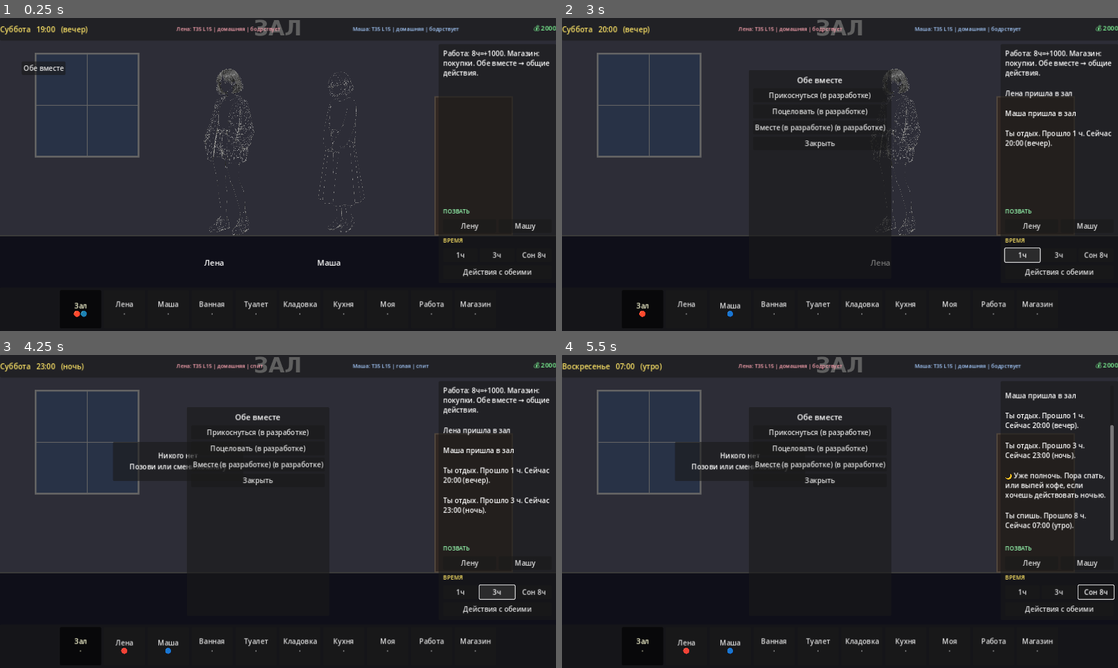
Above: before the commit, frames 1-4 (two rows, left to right).
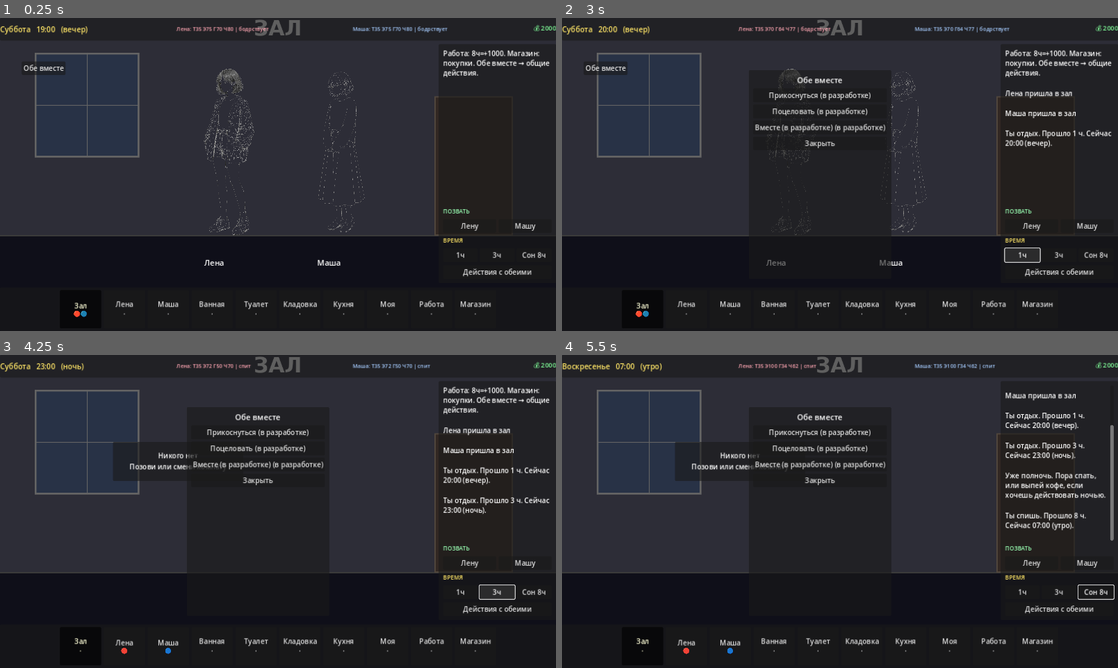
Above: after the commit, the same moments.

Repository: igodchrono/adult_roommates_godot
Game: Godot game, scene res://scenes/main.tscn
Two runs of this game, one before a commit and one after it. Both use one fixed random seed, a clock stepped at 60 frames per second and the inputs below.
Inputs:
- Up to frame 1 (0.25 s): no input
- Up to frame 2 (3 s): click "Обе вместе" at 0.5 s; click "Лену" at 1.25 s; click "Машу" at 2 s; click "1ч" at 2.75 s
- Up to frame 3 (4.25 s): click "3ч" at 3.5 s
- Up to frame 4 (5.5 s): click "Сон 8ч" at 4.25 s; click "OK" at 5 s

The runs differ from the first frame. In frame 1, 0.2% of the frame differs, in the area x 36-83%, y 2-5%; in frame 2, 1.3%, in the area x 4-83%, y 2-96%; in frame 3, 0.2%; in frame 4, 0.5%.
Error after the commit: Invalid assignment of property or key 'has_blanket' with value of type 'bool' on a base object of type 'Node (CharacterData)'. (res://scripts/game_state.gd:112)

Commit message:
Add hourly needs that move characters

Diff:
--- a/scripts/character.gd
+++ b/scripts/character.gd
@@ -13,7 +13,10 @@
 var drunk_level: int = 0
 var anxiety: int = 0
 var offended_days: int = 0
-var has_blanket: bool = true
+var energy: int = 75
+var hunger: int = 70
+var hygiene: int = 80
+var mood_value: int = 60
 
 var effects := {
 	"no_sleep_night": false,
@@ -54,6 +57,34 @@
 		effects[effect_name] = true
 	if effect_name == "pass_out":
 		drunk_level = mini(3, drunk_level + 1)
+
+func tick_needs(hours: int, asleep: bool):
+	for _i in hours:
+		if asleep:
+			energy = clampi(energy + 12, 0, 100)
+			hunger = clampi(hunger - 2, 0, 100)
+			hygiene = clampi(hygiene - 1, 0, 100)
+		else:
+			energy = clampi(energy - 5, 0, 100)
+			hunger = clampi(hunger - 6, 0, 100)
+			hygiene = clampi(hygiene - 3, 0, 100)
+		var base = int((energy + hunger + hygiene) / 3.0)
+		base -= int(anxiety / 8.0)
+		if offended_days > 0:
+			base -= 15
+		mood_value = clampi(base, 0, 100)
+		if mood_value < 30:
+			mood = "плохое"
+		elif mood_value < 55:
+			mood = "нейтральное"
+		else:
+			mood = "хорошее"
+
+func restore_hunger():
+	hunger = clampi(hunger + 50, 0, 100)
+
+func restore_hygiene():
+	hygiene = clampi(hygiene + 45, 0, 100)
 
 func clear_daily_effects():
 	effects["need_toilet"] = false
@@ -99,4 +130,4 @@
 		extra = " [drunk %d]" % drunk_level
 	elif anxiety > 0:
 		extra = " [трев %d%%]" % anxiety
-	return "%s: T%d L%d | %s | %s%s" % [char_name, relation, arousal, clothes, state, extra]
+	return "%s: T%d Э%d Г%d Ч%d | %s%s" % [char_name, relation, energy, hunger, hygiene, state, extra]
--- a/scripts/game_state.gd
+++ b/scripts/game_state.gd
@@ -38,25 +38,24 @@
 
 func advance_time(hours: int = 1):
 	if hours <= 0: return
-	var prev_hour = hour
-	hour += hours
-	while hour >= 24:
-		hour -= 24
-		day_index = (day_index + 1) % 7
-		day = DAYS[day_index]
-		_new_day()
-		midnight_warned = false
-	# Crossed midnight (00:00)
-	if prev_hour > 0 and (prev_hour + hours) >= 24:
-		if not midnight_warned:
-			midnight_warned = true
-			midnight_reached.emit()
-			add_log("🌙 Уже полночь. Пора спать, или выпей кофе, если хочешь действовать ночью.")
-	elif hour == 0 and prev_hour != 0 and not midnight_warned:
-		midnight_warned = true
-		midnight_reached.emit()
-		add_log("🌙 Уже полночь. Пора спать, или выпей кофе, если хочешь действовать ночью.")
-	apply_schedule()
+	for _step in hours:
+		var prev_hour = hour
+		hour += 1
+		if hour >= 24:
+			hour -= 24
+			day_index = (day_index + 1) % 7
+			day = DAYS[day_index]
+			_new_day()
+			midnight_warned = false
+			if not midnight_warned:
+				midnight_warned = true
+				midnight_reached.emit()
+				add_log("Уже полночь. Пора спать, или выпей кофе, если хочешь действовать ночью.")
+		for char in [lena, masha]:
+			char.tick_needs(1, char.is_asleep())
+		apply_schedule()
+		if prev_hour == 23 and hour == 0:
+			pass
 	time_changed.emit()
 
 func _new_day():
@@ -72,39 +71,55 @@
 
 func apply_schedule():
 	for char in [lena, masha]:
-		# Priority: need toilet after tea
+		if char.state == "ест":
+			char.restore_hunger()
+		elif char.state == "умывается":
+			char.restore_hygiene()
 		if char.effects.get("need_toilet", false):
 			if char.location != "туалет":
-				char.set_location("туалет")
-				char.set_state("бодрствует")
-				add_log("%s пошла в туалет." % char.char_name)
+				_place(char, "туалет", "бодрствует", "%s пошла в туалет." % char.char_name)
 			else:
-				# Already there — clear after this tick so they leave next hour
 				char.effects["need_toilet"] = false
 			continue
 		if char.state == "отключка" or char.effects.get("deep_sleep", false):
-			char.set_location("комната_лены" if char.key == "lena" else "комната_маши")
+			_place(char, "комната_лены" if char.key == "lena" else "комната_маши", char.state, "")
+			continue
+		if char.energy < 25 and (get_period() == "ночь" or char.energy < 12) and not char.effects.get("no_sleep_night", false):
+			var room = "комната_лены" if char.key == "lena" else "комната_маши"
+			if char.state != "спит":
+				_randomize_sleep_state(char)
+			_place(char, room, "спит", "%s устала и легла спать." % char.char_name)
+			continue
+		if char.hunger < 30 and get_period() != "ночь":
+			_place(char, "кухня", "ест", "%s проголодалась и пошла на кухню." % char.char_name)
+			continue
+		if char.hygiene < 30 and get_period() != "ночь" and _get_scheduled(char.key, day, hour) != "работа":
+			_place(char, "ванная", "умывается", "%s пошла умываться." % char.char_name)
 			continue
 		var planned = _get_scheduled(char.key, day, hour)
 		if planned == "работа":
-			char.set_location("работа")
-			char.set_state("бодрствует")
-			continue
-		char.set_location(planned)
-		var period = get_period()
-		if period == "ночь" and not char.effects.get("no_sleep_night", false):
+			_place(char, "работа", "бодрствует", "")
+			continue
+		var next_state = "бодрствует"
+		if get_period() == "ночь" and not char.effects.get("no_sleep_night", false):
 			if char.effects.get("pass_out", false) or char.drunk_level >= 2:
-				char.set_state("отключка")
+				next_state = "отключка"
 			else:
+				next_state = "спит"
 				if char.state != "спит":
 					_randomize_sleep_state(char)
-				char.set_state("спит")
 		else:
-			if char.state != "отключка":
-				char.set_state("бодрствует")
-				char.has_blanket = true
-				if char.clothes == "голая" and not char.effects.get("deep_sleep", false):
-					char.set_clothes("домашняя")
+			char.has_blanket = true
+			if char.clothes == "голая" and not char.effects.get("deep_sleep", false):
+				char.set_clothes("домашняя")
+		_place(char, planned, next_state, "")
+
+func _place(char: CharacterData, loc: String, next_state: String, msg: String):
+	var changed = char.location != loc or char.state != next_state
+	char.set_location(loc)
+	char.set_state(next_state)
+	if changed and msg != "":
+		add_log(msg)
 
 func _get_scheduled(key: String, d: String, h: int) -> String:
 	var is_weekend = d in ["суббота", "воскресенье"]
